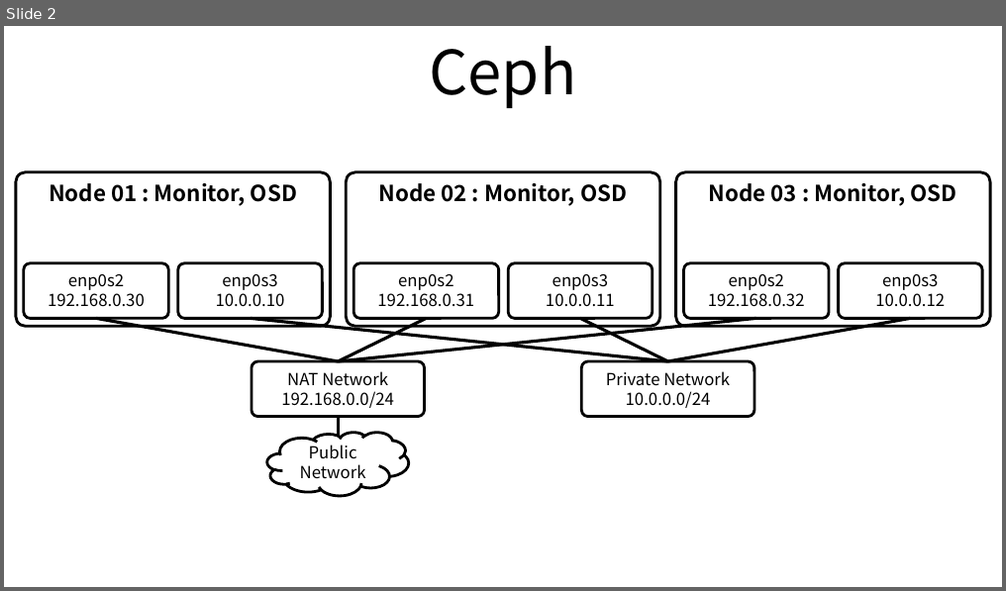
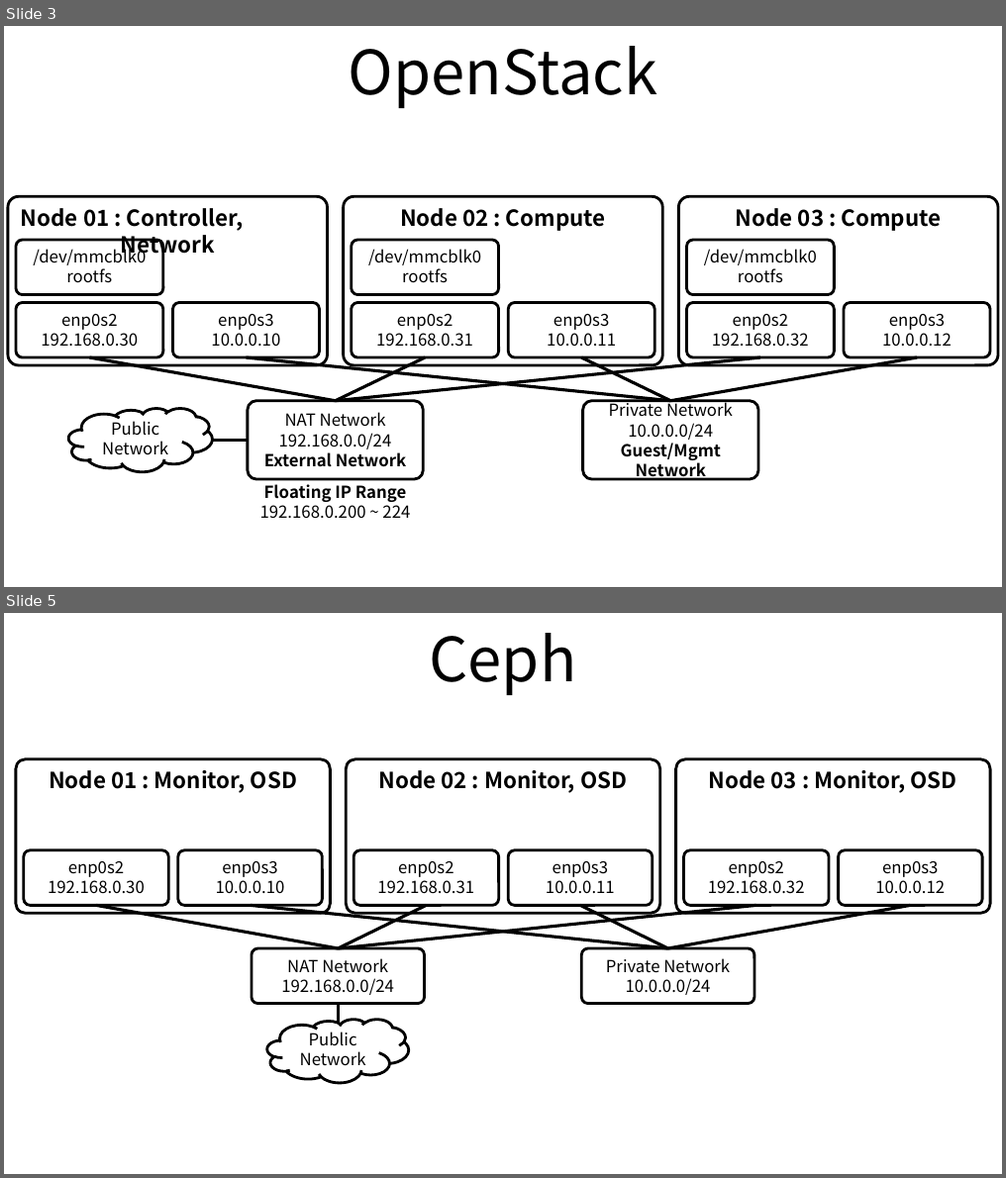
Before and after one commit to ssup2/blog-old, a slide deck: images/record/ODROID-H2_Cluster_Build/ODROID-H2_Cluster_Build.pptx. Shown one above the other, each under a label of ours: slide 2 before the commit, slides 3 and 5 after it; the slides between them are not shown. The pictures are 1006x591 and 1006x1178 pixels, drawn with LibreOffice and Linux fonts; fonts in the diff are those of the drawing. Boxes give left, top, right and bottom in pixels: in the first picture for what was removed or moved away, otherwise in the second. Text is boxed around its words. In the diff, an @@ line names an element or a change of style, - is before the commit and + after.

```diff
--- a/images/record/ODROID-H2_Cluster_Build/ODROID-H2_Cluster_Build.pptx
+++ b/images/record/ODROID-H2_Cluster_Build/ODROID-H2_Cluster_Build.pptx
@@ slide 3 added at box(4, 26, 1002, 587), background #FFFFFF @@
@@ title added at box(349, 46, 658, 108), 44 pt, text #000000 @@
+OpenStack
@@ rounded rectangle added at box(8, 196, 328, 366), outline #000000 2 pt, 16 pt, text #000000, bold @@
+Node 01 : Controller, Network
@@ rounded rectangle added at box(344, 196, 662, 366), outline #000000 2 pt, 16 pt, text #000000, bold @@
+Node 02 : Compute
@@ rounded rectangle added at box(678, 196, 998, 366), outline #000000 2 pt, 16 pt, text #000000, bold @@
+Node 03 : Compute
@@ rounded rectangle added at box(16, 240, 163, 294), outline #000000 2 pt, 12 pt, text #000000 @@
+/dev/mmcblk0
+rootfs
@@ rounded rectangle added at box(351, 240, 499, 294), outline #000000 2 pt, 12 pt, text #000000 @@
+/dev/mmcblk0
+rootfs
@@ rounded rectangle added at box(686, 240, 835, 294), outline #000000 2 pt, 12 pt, text #000000 @@
+/dev/mmcblk0
+rootfs
@@ rounded rectangle added at box(16, 302, 163, 358), outline #000000 2 pt, 12 pt, text #000000 @@
+enp0s2
+192.168.0.30
@@ rounded rectangle added at box(172, 302, 320, 358), outline #000000 2 pt, 12 pt, text #000000 @@
+enp0s3
+10.0.0.10
@@ rounded rectangle added at box(351, 302, 499, 358), outline #000000 2 pt, 12 pt, text #000000 @@
+enp0s2
+192.168.0.31
@@ rounded rectangle added at box(508, 302, 654, 358), outline #000000 2 pt, 12 pt, text #000000 @@
+enp0s3
+10.0.0.11
@@ rounded rectangle added at box(686, 302, 835, 358), outline #000000 2 pt, 12 pt, text #000000 @@
+enp0s2
+192.168.0.32
@@ rounded rectangle added at box(844, 302, 990, 358), outline #000000 2 pt, 12 pt, text #000000 @@
+enp0s3
+10.0.0.12
@@ line added from (90, 358) to (336, 401), #000000 2.25 pt @@
@@ line added from (247, 358) to (670, 401), #000000 2.25 pt @@
@@ line added from (425, 358) to (336, 401), #000000 2.25 pt @@
@@ line added from (760, 358) to (336, 401), #000000 2.25 pt @@
@@ line added from (582, 358) to (670, 401), #000000 2.25 pt @@
@@ line added from (917, 358) to (670, 401), #000000 2.25 pt @@
@@ cloud added at box(69, 408, 213, 472), fill #FFFFFF, outline #000000 2 pt, 12 pt, text #000000 @@
+Public
+Network
@@ rounded rectangle added at box(248, 401, 423, 480), outline #000000 2 pt, 12 pt, text #000000 @@
+NAT Network
+192.168.0.0/24
+External Network
@@ rounded rectangle added at box(583, 401, 758, 480), outline #000000 2 pt, 12 pt, text #000000 @@
+Private Network
+10.0.0.0/24
+Guest/Mgmt Network
@@ line added from (248, 440) to (213, 440), #000000 2.25 pt @@
@@ text added at box(260, 484, 410, 519), 12 pt, text #000000 @@
+Floating IP Range
+192.168.0.200 ~ 224
@@ what was slide 2 is now slide 5 @@
```
Also in this commit, not shown: 1 slide changed, 1 other slide added, 8 other files.
